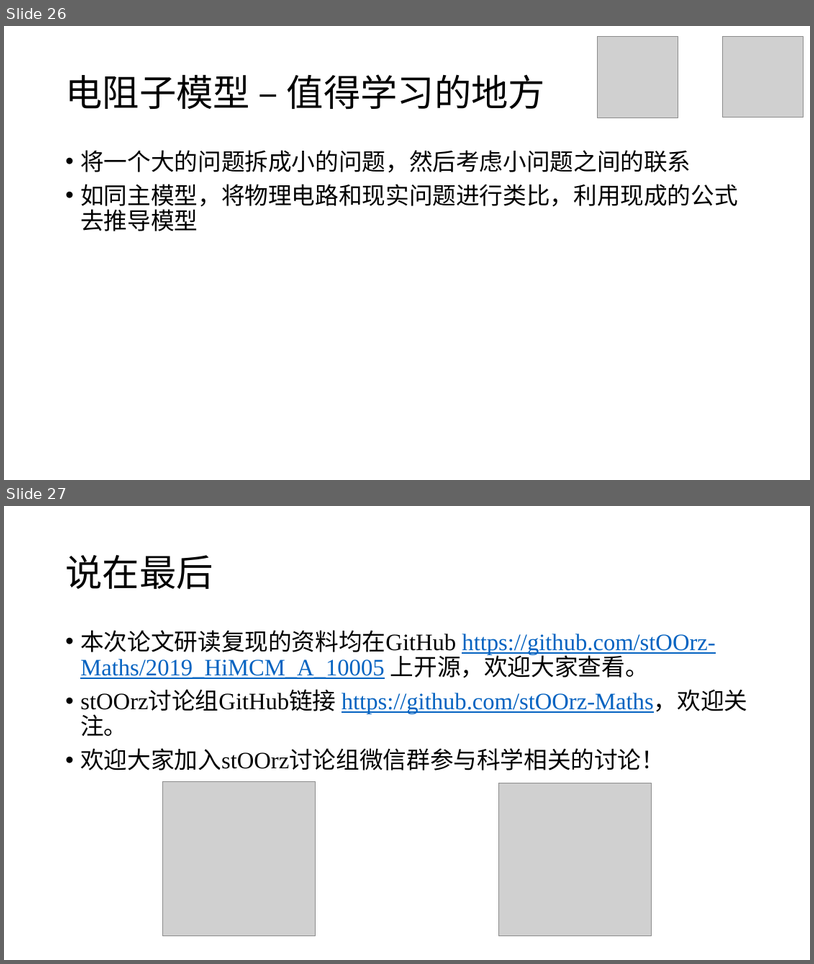
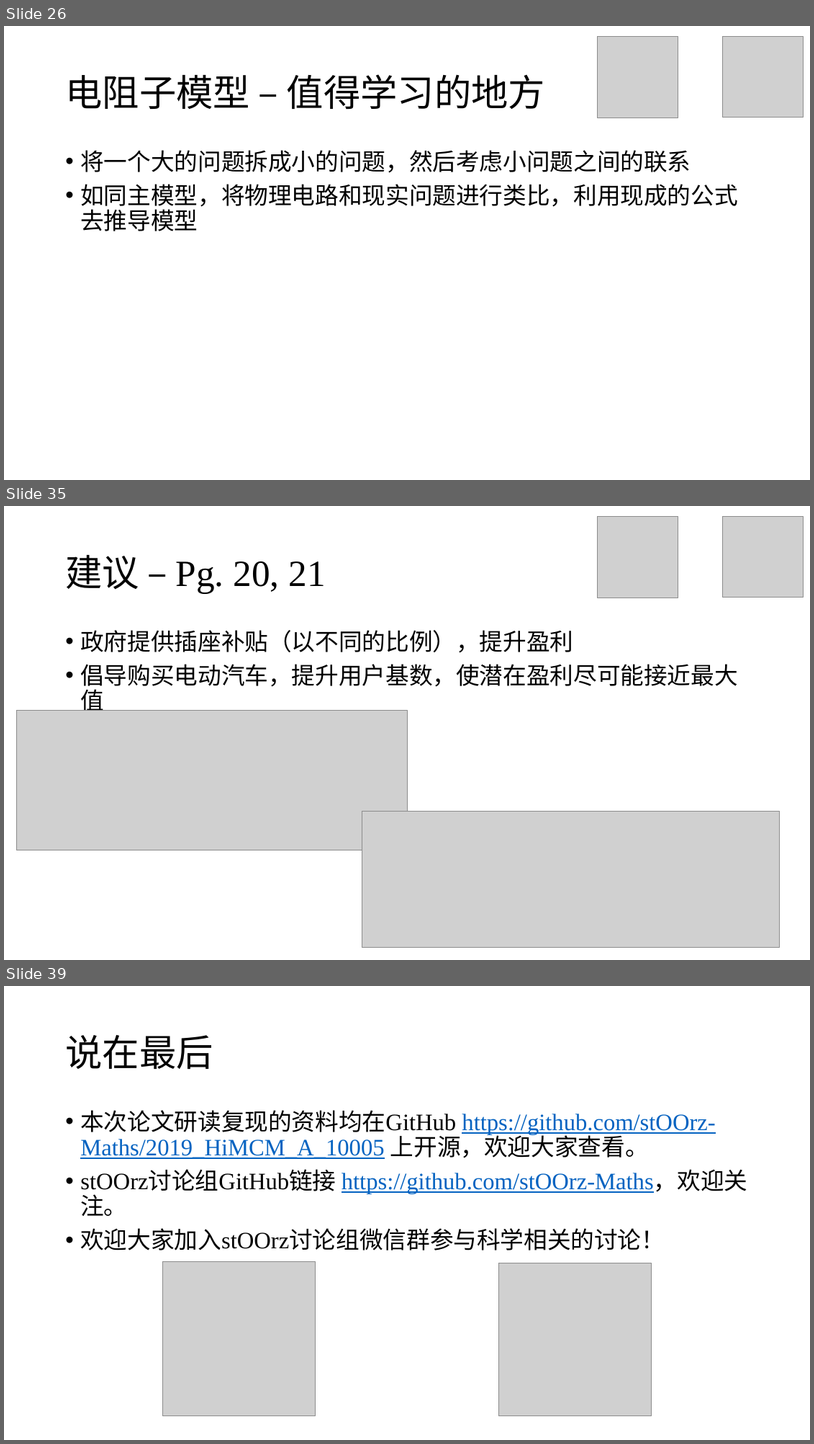
Before and after one commit to stOOrz-Science-Mind/2019_HiMCM_A_10005, a slide deck: 10005.pptx. Shown one above the other, each under a label of ours: slides 26 and 27 before the commit, slides 26, 35 and 39 after it; the slides between them are not shown. The pictures are 814x964 and 814x1444 pixels, drawn with LibreOffice and Linux fonts; fonts in the diff are those of the drawing; grey boxes stand for pictures. Boxes give left, top, right and bottom in pixels: in the first picture for what was removed or moved away, otherwise in the second. Text is boxed around its words. In the diff, an @@ line names an element or a change of style, - is before the commit and + after.

```diff
--- a/10005.pptx
+++ b/10005.pptx
@@ slide 35 added at box(4, 506, 810, 960), background #FFFFFF @@
@@ picture added at box(598, 516, 679, 597) @@
@@ picture added at box(723, 516, 804, 597) @@
@@ title added at box(65, 555, 326, 593), 44 pt, text #000000 @@
+建议 – Pg. 20, 21
@@ text added at box(80, 630, 738, 710), 28 pt, text #000000 @@
+• 政府提供插座补贴（以不同的比例），提升盈利
+• 倡导购买电动汽车，提升用户基数，使潜在盈利尽可能接近最大值
@@ picture added at box(17, 710, 407, 849) @@
@@ picture added at box(362, 811, 780, 947) @@
@@ what was slide 27 is now slide 39 @@
```
Also in this commit, not shown: 3 slides changed, 11 other slides added, 2 other files.
